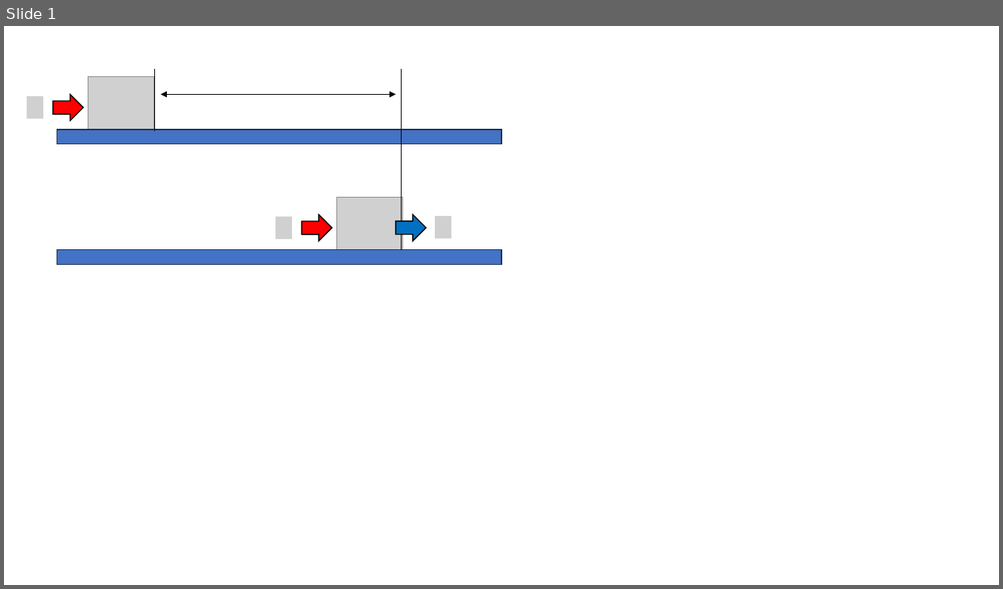
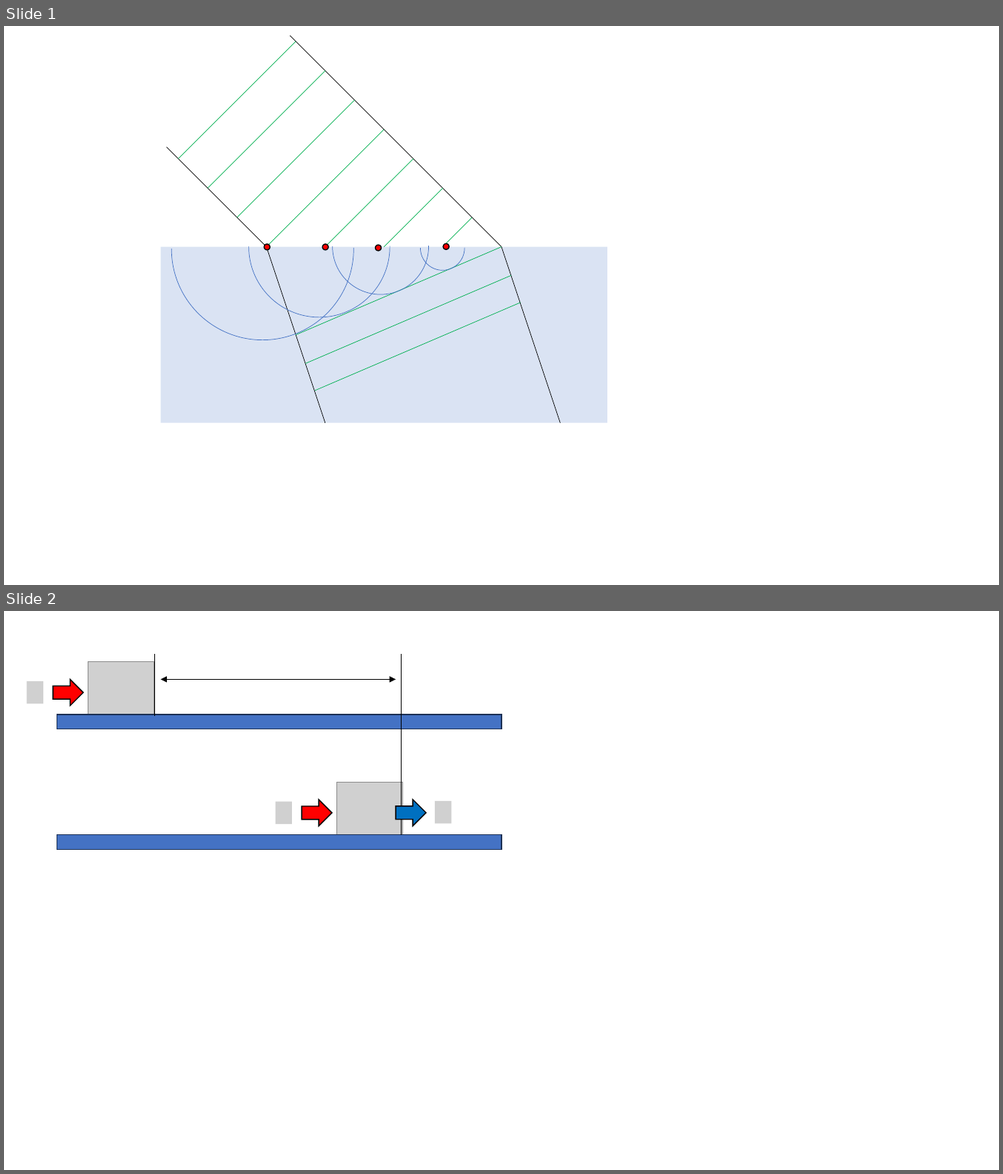
Before and after one commit to kaityo256/classical_mechanics, a slide deck: virtual_work/fig/fig.pptx. Shown one above the other, each under a label of ours: slide 1 before the commit, slides 1 and 2 after it. The pictures are 1003x589 and 1003x1174 pixels, drawn with LibreOffice and Linux fonts; fonts in the diff are those of the drawing; grey boxes stand for pictures; background and template pictures are left out. Boxes give left, top, right and bottom in pixels: in the first picture for what was removed or moved away, otherwise in the second. Text is boxed around its words. In the diff, an @@ line names an element or a change of style, - is before the commit and + after.

```diff
--- a/virtual_work/fig/fig.pptx
+++ b/virtual_work/fig/fig.pptx
@@ slide 1 added at [4, 26, 999, 585], background #FFFFFF @@
@@ line added from (179, 158) to (296, 42), #00B050 0.5 pt @@
@@ line added from (290, 36) to (502, 247), #000000 0.5 pt @@
@@ line added from (208, 189) to (325, 70), #00B050 0.5 pt @@
@@ line added from (237, 218) to (355, 100), #00B050 0.5 pt @@
@@ line added from (267, 247) to (384, 130), #00B050 0.5 pt @@
@@ line added from (167, 147) to (267, 247), #000000 0.5 pt @@
@@ arc (boxed as its full ellipse) added at [171, 158, 353, 340], outline #4472C4 0.5 pt @@
@@ line added from (325, 247) to (414, 158), #00B050 0.5 pt @@
@@ arc (boxed as its full ellipse) added at [249, 177, 390, 318], outline #4472C4 0.5 pt @@
@@ arc (boxed as its full ellipse) added at [333, 198, 429, 295], outline #4472C4 0.5 pt @@
@@ line added from (384, 247) to (443, 189), #00B050 0.5 pt @@
@@ line added from (443, 247) to (472, 218), #00B050 0.5 pt @@
@@ rectangle added at [161, 247, 607, 423], fill #DAE3F3 @@
@@ ellipse added at [264, 244, 270, 250], fill #FF0000, outline #000000 1 pt @@
@@ line added from (267, 247) to (325, 423), #000000 0.5 pt @@
@@ line added from (296, 335) to (502, 247), #00B050 0.5 pt @@
@@ ellipse added at [323, 244, 329, 250], fill #FF0000, outline #000000 1 pt @@
@@ ellipse added at [375, 245, 381, 251], fill #FF0000, outline #000000 1 pt @@
@@ arc (boxed as its full ellipse) added at [421, 226, 464, 271], outline #4472C4 0.5 pt @@
@@ ellipse added at [444, 244, 449, 249], fill #FF0000, outline #000000 1 pt @@
@@ line added from (502, 247) to (560, 423), #000000 0.5 pt @@
@@ line added from (305, 364) to (512, 276), #00B050 0.5 pt @@
@@ line added from (315, 391) to (521, 303), #00B050 0.5 pt @@
@@ what was slide 1 is now slide 2 @@
```
Also in this commit, not shown: 2 other files.
